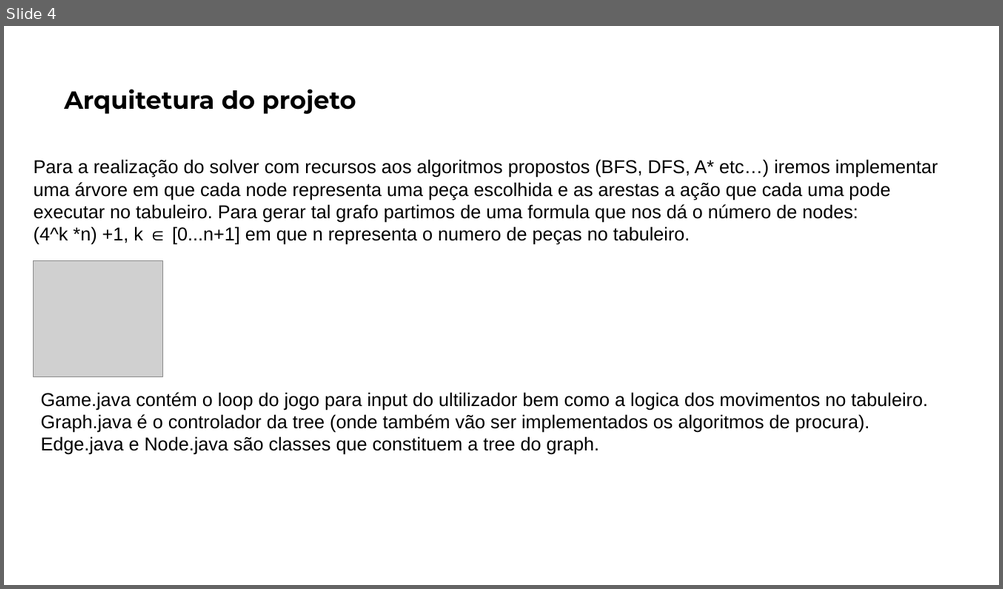
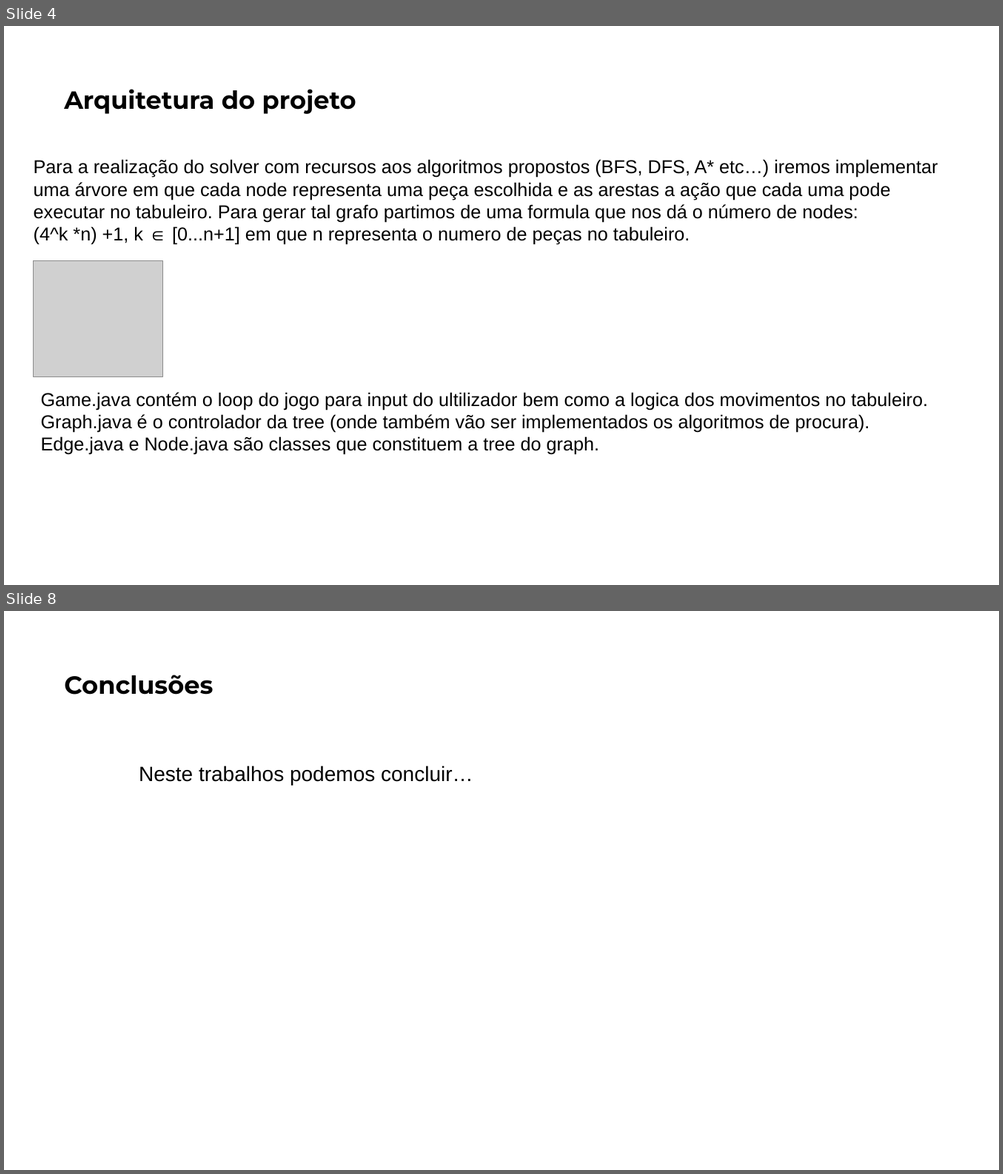
Before and after one commit to matheusPereiraG/IART, a slide deck: FEUP.pptx. Shown one above the other, each under a label of ours: slide 4 before the commit, slides 4 and 8 after it; the slides between them are not shown. The pictures are 1003x589 and 1003x1174 pixels, drawn with LibreOffice and Linux fonts; fonts in the diff are those of the drawing; grey boxes stand for pictures. Boxes give left, top, right and bottom in pixels: in the first picture for what was removed or moved away, otherwise in the second. Text is boxed around its words. In the diff, an @@ line names an element or a change of style, - is before the commit and + after.

```diff
--- a/FEUP.pptx
+++ b/FEUP.pptx
@@ slide 8 added at [4, 611, 999, 1170], background #FFFFFF @@
@@ text added at [64, 675, 213, 695], 24 pt, text #000000, bold @@
+Conclusões
@@ text added at [139, 766, 473, 785], 20 pt, text #000000 @@
+Neste trabalhos podemos concluir…
```
Also in this commit, not shown: 2 slides changed, 3 other slides added.
